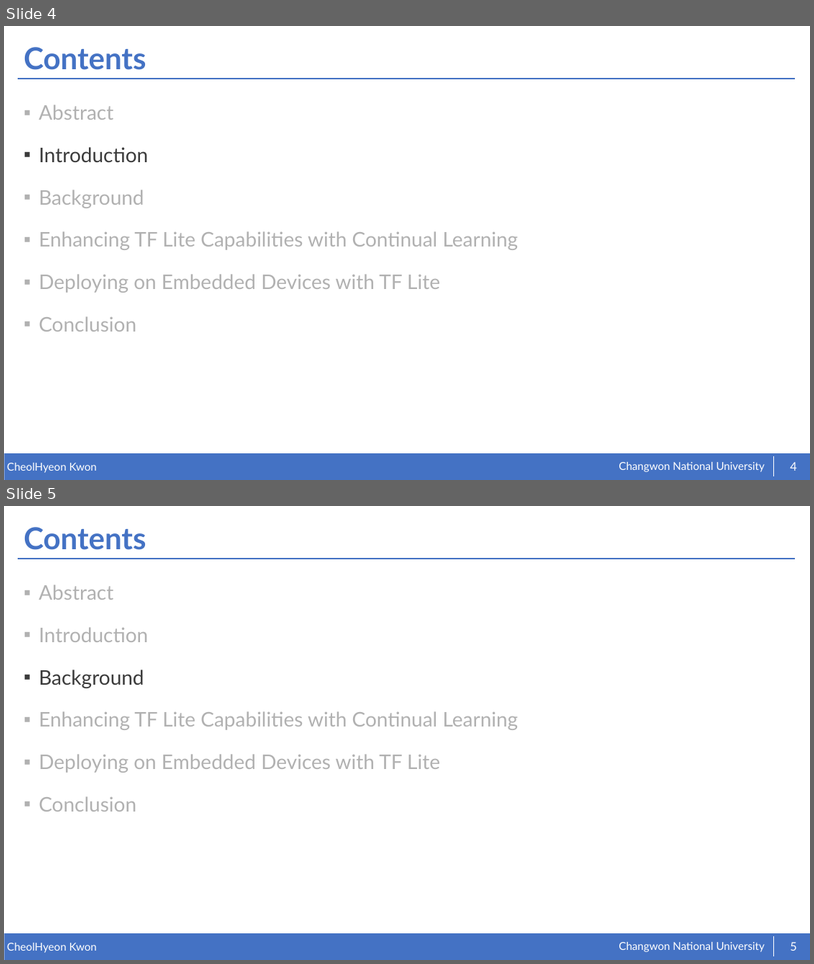
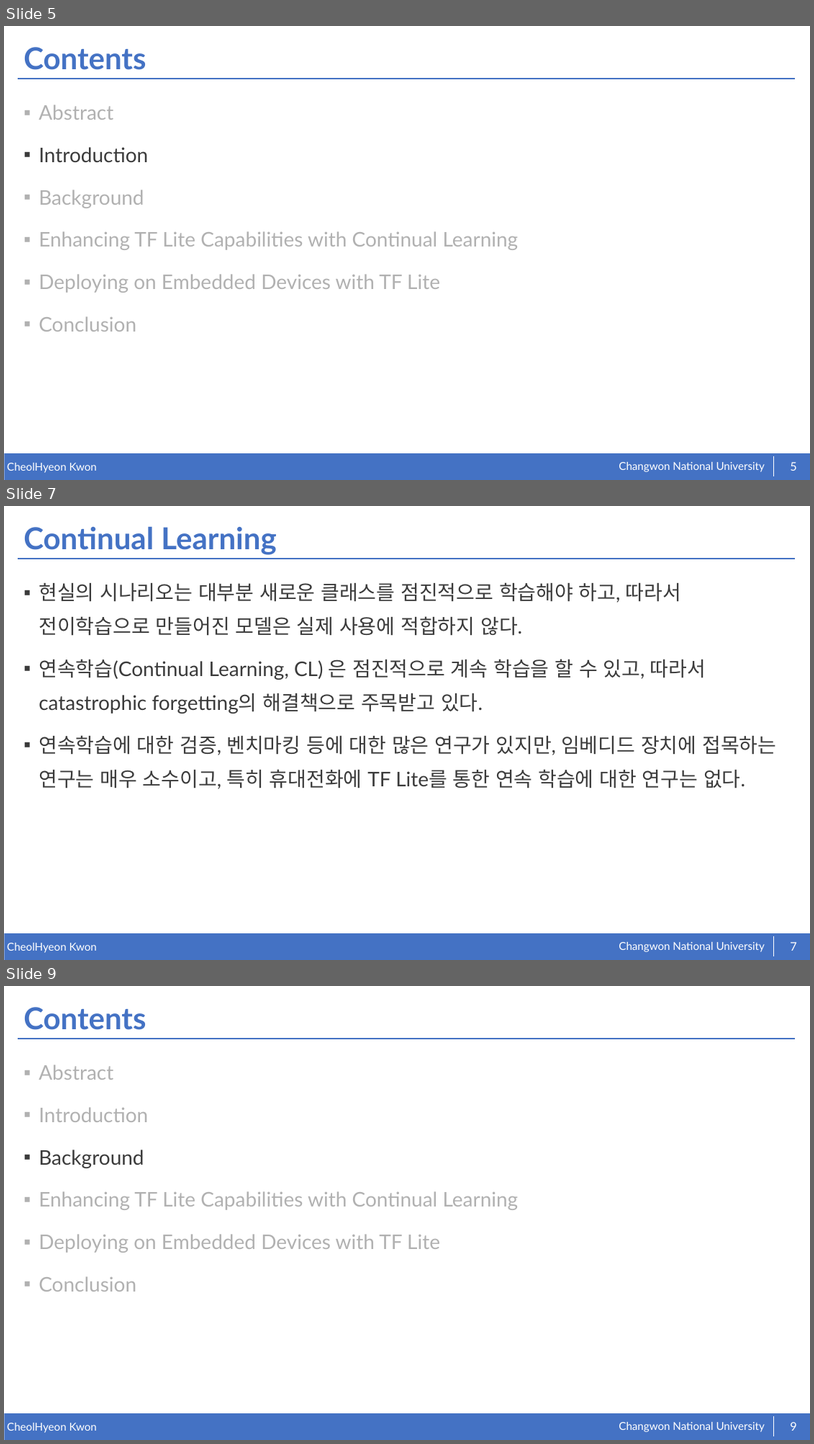
Before and after one commit to kkcchh9999/Studied_in_NOSLab, a slide deck: presentation/Continual Learning on the Edge with TensorFlow Lite.pptx. Shown one above the other, each under a label of ours: slides 4 and 5 before the commit, slides 5, 7 and 9 after it; the slides between them are not shown. The pictures are 814x964 and 814x1444 pixels, drawn with LibreOffice and Linux fonts; fonts in the diff are those of the drawing. Boxes give left, top, right and bottom in pixels: in the first picture for what was removed or moved away, otherwise in the second. Text is boxed around its words. In the diff, an @@ line names an element or a change of style, - is before the commit and + after.

```diff
--- a/presentation/Continual Learning on the Edge with TensorFlow Lite.pptx
+++ b/presentation/Continual Learning on the Edge with TensorFlow Lite.pptx
@@ slide 7 added at (4,506,810,960), background #FFFFFF; not listed: 5 template elements that a slide beside it also shows @@
@@ title added at (23,527,276,555), 36 pt, text #4472C4, bold @@
+Continual Learning
@@ text added at (39,582,777,789), 24 pt, text #3B3B3B @@
+▪ 현실의 시나리오는 대부분 새로운 클래스를 점진적으로 학습해야 하고, 따라서 전이학습으로 만들어진 모델은 실제 사용에 적합하지 않다.
+▪ 연속학습(Continual Learning, CL) 은 점진적으로 계속 학습을 할 수 있고, 따라서 catastrophic forgetting의 해결책으로 주목받고 있다.
+▪ 연속학습에 대한 검증, 벤치마킹 등에 대한 많은 연구가 있지만, 임베디드 장치에 접목하는 연구는 매우 소수이고, 특히 휴대전화에 TF Lite를 통한 연속 학습에 대한 연구는 없다.
@@ page number added at (790,942,797,950), 14 pt, text #FFFFFF @@
+7
@@ what was slide 4 is now slide 5 @@
@@ page number at (790,462,797,470): text changed @@
-4
+5
@@ what was slide 5 is now slide 9 @@
@@ page number at (790,1422,797,1430): text changed @@
-5
+9
```
Also in this commit, not shown: 1 slide changed, 5 other slides added.
